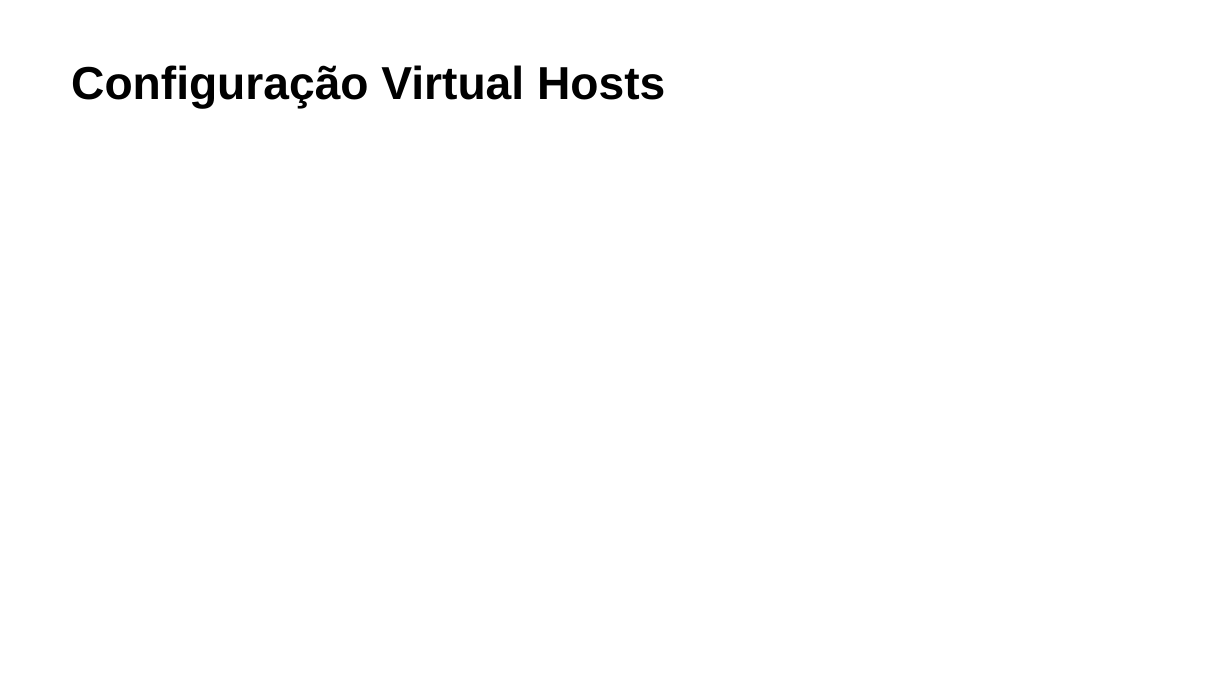
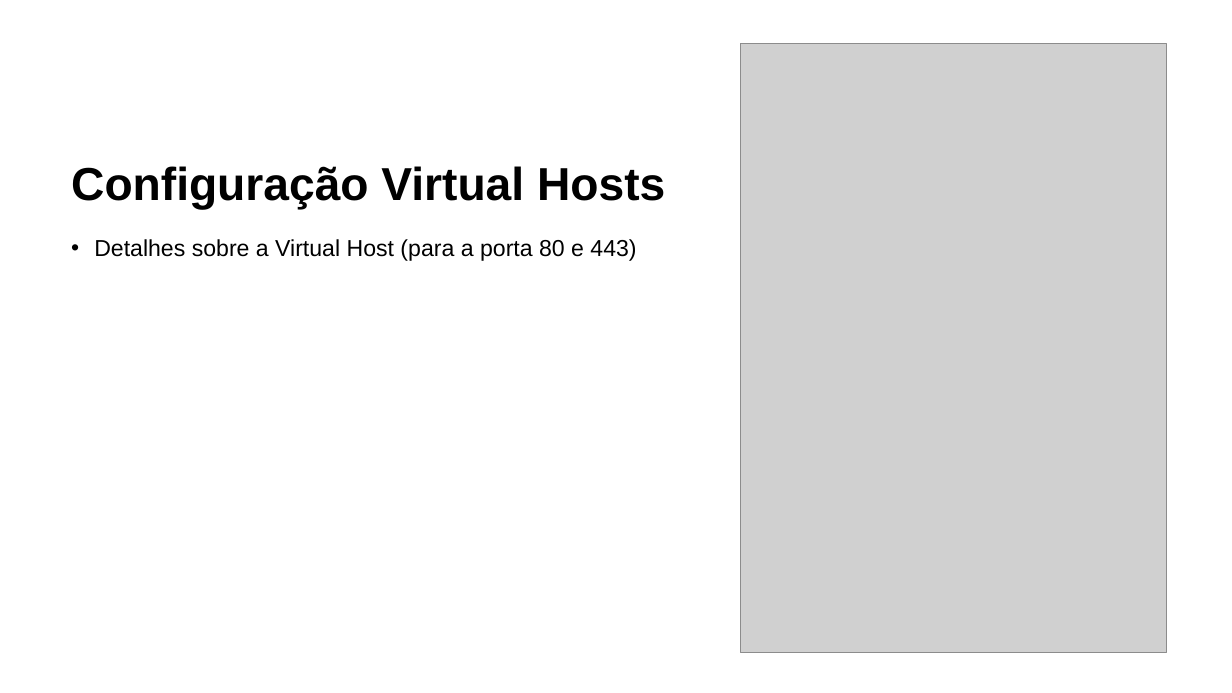
Before and after one commit to MartinhoCaeiro/WAF-Guide, a slide deck: slide 10 of Presentation/SlidesApresentaçãoProjeto.pptx. Drawn at 1232x693 pixels with LibreOffice and Linux fonts; fonts in the diff are those of the drawing; grey boxes stand for pictures. Boxes give left, top, right and bottom in pixels: in the first picture for what was removed or moved away, otherwise in the second. Text is boxed around its words. In the diff, an @@ line names an element or a change of style, - is before the commit and + after.

```diff
--- a/Presentation/SlidesApresentaçãoProjeto.pptx
+++ b/Presentation/SlidesApresentaçãoProjeto.pptx
@@ picture added at (x1=740, y1=43, x2=1166, y2=652) @@
@@ title "Configuração Virtual Hosts" at (x1=71, y1=166, x2=665, y2=210): vertical alignment top to bottom @@
@@ text added at (x1=94, y1=239, x2=636, y2=261), 18 pt, text #000000 @@
+• Detalhes sobre a Virtual Host (para a porta 80 e 443)
```
Also in this commit, not shown: 7 other slides changed, 5 slides added, 4 slides removed, 3 other files.
